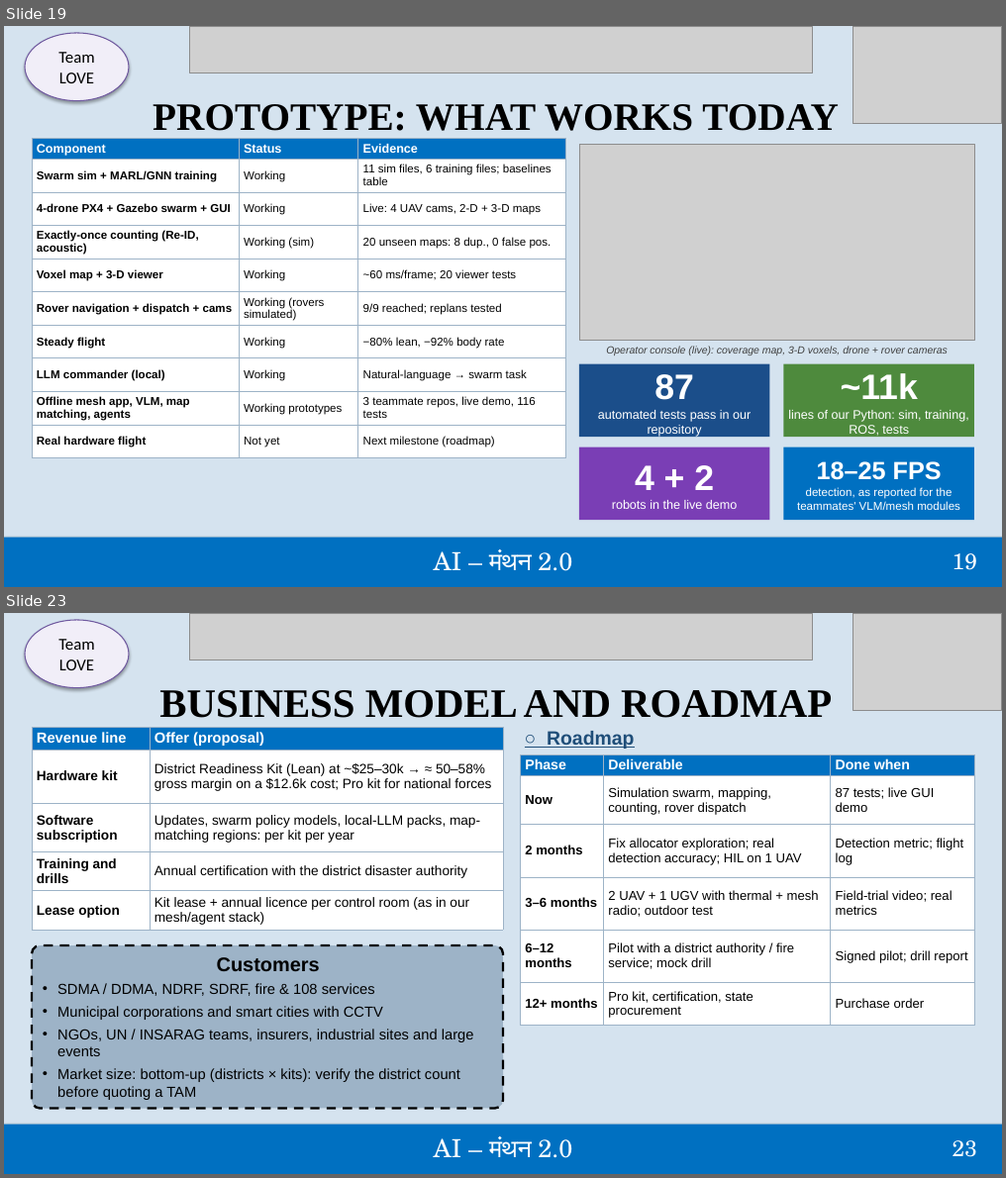
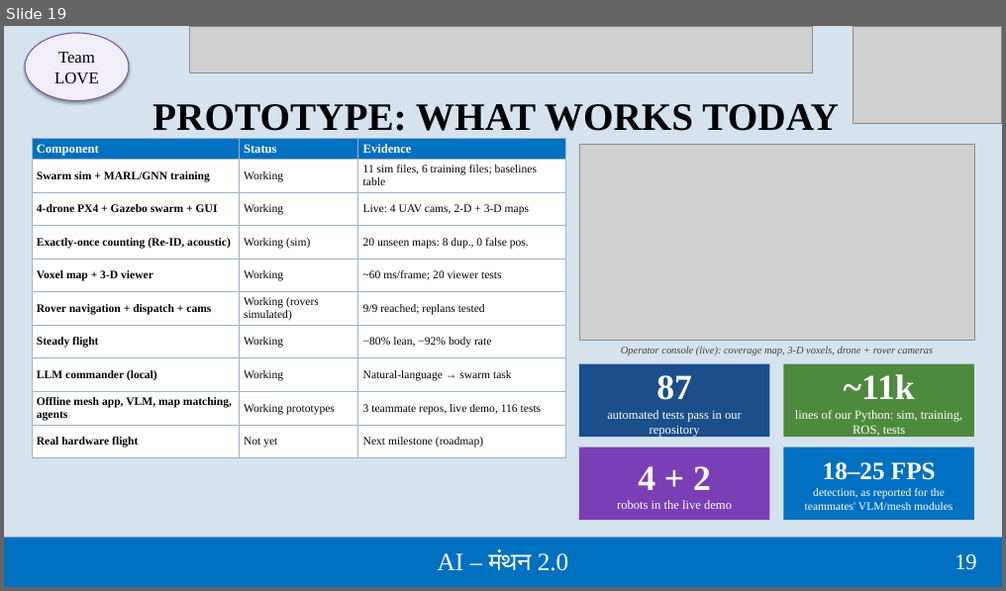
Before and after one commit to TejasGogawale/Drone-swarm, a slide deck: pitch/SwarmRescue_AI_Manthan.pptx. Shown one above the other, each under a label of ours: slides 19 and 23 before the commit, slide 19 after it; the slides between them are not shown. The pictures are 1006x1178 and 1006x591 pixels, drawn with LibreOffice and Linux fonts; fonts in the diff are those of the drawing; grey boxes stand for pictures. Boxes give left, top, right and bottom in pixels: in the first picture for what was removed or moved away, otherwise in the second. Text is boxed around its words. In the diff, an @@ line names an element or a change of style, - is before the commit and + after.

Commit message:
docs: add comprehensive README for Drone-Swarm and update pitch deck

```diff
--- a/pitch/SwarmRescue_AI_Manthan.pptx
+++ b/pitch/SwarmRescue_AI_Manthan.pptx
@@ slide 23 removed at [4,613,1002,1174], background #D5E3EF @@
@@ ellipse removed at [25,620,129,688] @@
-Team
-LOVE
@@ picture removed at [190,613,812,661] @@
@@ picture removed at [853,613,1002,710] @@
@@ text removed at [159,690,832,718] @@
-BUSINESS MODEL AND ROADMAP
@@ table removed at [32,728,503,930], 5 rows, 2 columns @@
-Revenue line | Offer (proposal)
-Hardware kit | District Readiness Kit (Lean) at ~$25–30k → ≈ 50–58% gross margin on a $12.6k cost; Pro kit for national forces
-Software subscription | Updates, swarm policy models, local-LLM packs, map-matching regions: per kit per year
-Training and drills | Annual certification with the district disaster authority
-Lease option | Kit lease + annual licence per control room (as in our mesh/agent stack)
@@ text removed at [547,731,634,749] @@
-○ Roadmap
@@ table removed at [521,756,974,1026], 6 rows, 3 columns @@
-Phase | Deliverable | Done when
-Now | Simulation swarm, mapping, counting, rover dispatch | 87 tests; live GUI demo
-2 months | Fix allocator exploration; real detection accuracy; HIL on 1 UAV | Detection metric; flight log
-3–6 months | 2 UAV + 1 UGV with thermal + mesh radio; outdoor test | Field-trial video; real metrics
-6–12 months | Pilot with a district authority / fire service; mock drill | Signed pilot; drill report
-12+ months | Pro kit, certification, state procurement | Purchase order
@@ rounded rectangle removed at [32,946,503,1109] @@
-Customers
-• SDMA / DDMA, NDRF, SDRF, fire & 108 services
-• Municipal corporations and smart cities with CCTV
-• NGOs, UN / INSARAG teams, insurers, industrial sites and large events
-• Market size: bottom-up (districts × kits): verify the district count before quoting a TAM
@@ rectangle removed at [4,1124,1002,1174] @@
@@ text removed at [434,1139,572,1158] @@
-AI – मंथन 2.0
@@ text removed at [952,1141,977,1157] @@
-23
@@ slide 19 changed as well @@
@@ ellipse "Team" at [25,33,129,101]: font Calibri to Times New Roman @@
@@ table at [32,138,566,459] @@
@@ font Arial to Times New Roman @@
@@ font Arial to Times New Roman in 5 elements at [621,346,933,357], [580,365,770,437], [784,365,975,437], [580,448,770,520], [784,448,975,520] @@
@@ text "AI – मंथन 2.0" at [438,552,569,571]: font TeX Gyre Schola to Times New Roman @@
@@ text "19" at [954,555,977,570]: font TeX Gyre Schola to Times New Roman @@
```
Also in this commit, not shown: 24 other slides changed, 2 slides added, 2 other slides removed, 1 other file.
